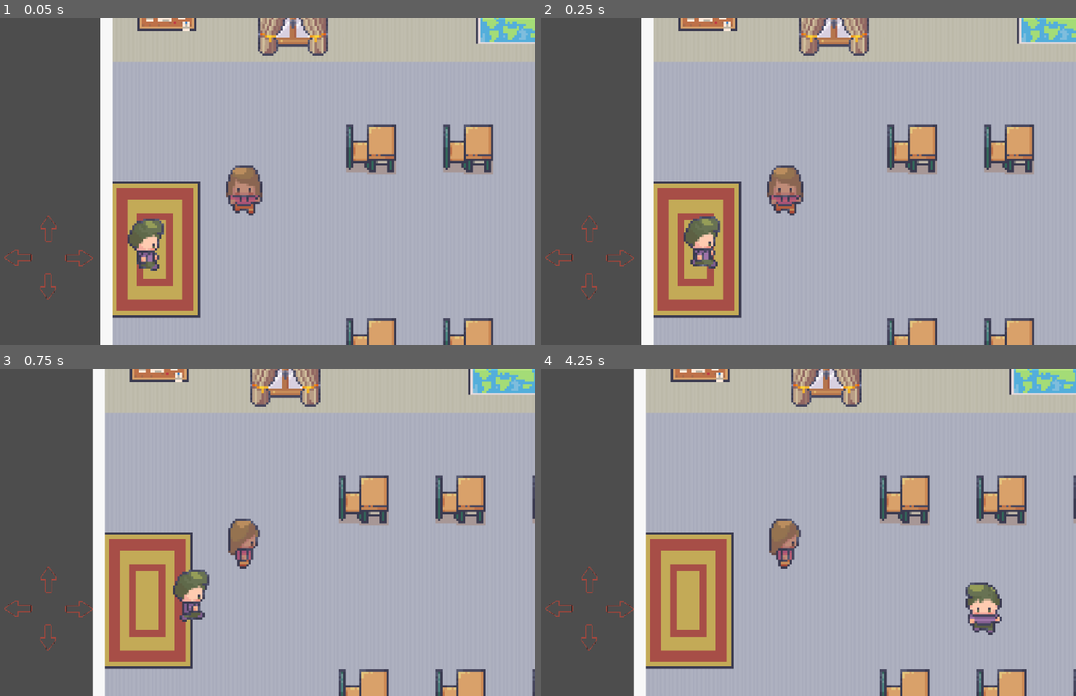
Above: before the commit, frames 1-4 (two rows, left to right).
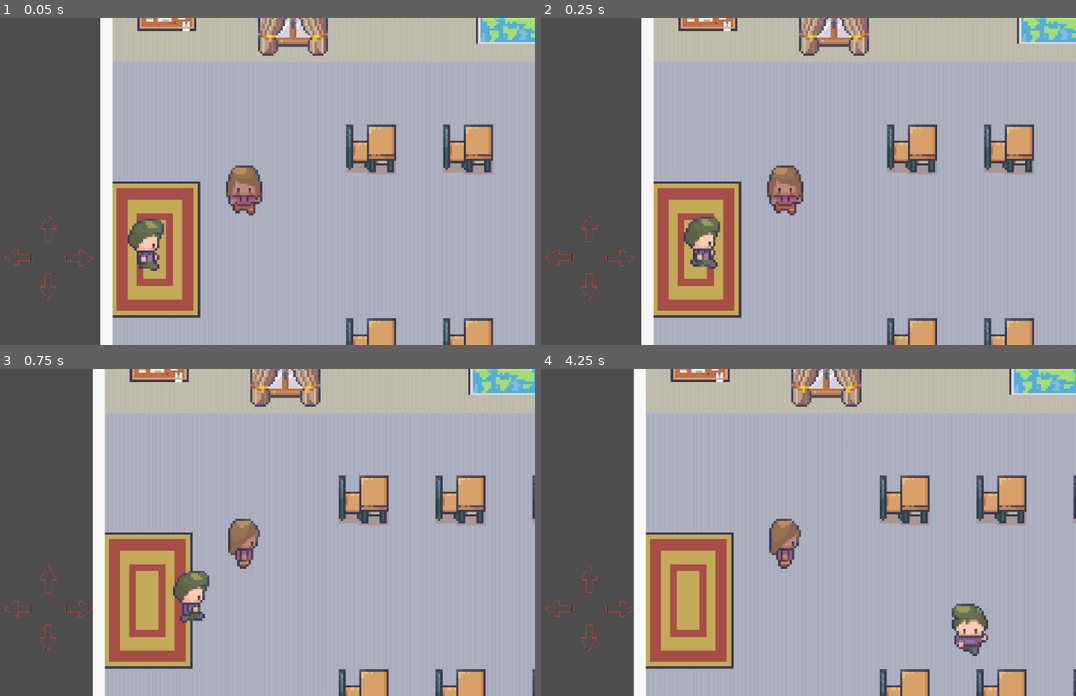
Above: after the commit, the same moments.

Repository: pr-th/D_Game
Game: Godot game, scene res://Scenes/classroom.tscn
Same seed, same stepped clock (60 frames per second), same inputs: the game is played once before the commit and once after it. This scene is started directly instead of the project's main scene.
Inputs (mouse positions are in pixels of both pictures, inside the frame that each line leads up to):
- Up to frame 1 (0.05 s): no input
- Up to frame 2 (0.25 s): no input
- Up to frame 3 (0.75 s): click (80, 607) at 0.5 s
- Up to frame 4 (4.25 s): click (589, 637) at 1.25 s; click (562, 607) at 2 s; click (589, 581) at 2.75 s; click (621, 607) at 3.5 s

Frame 1 is identical in both runs. In frame 2, less than 0.1% of the frame differs, in the area x 27-34%, y 60-77%; in frame 3, 0.2%; in frame 4, 1.4%, in the area x 76-87%, y 65-88%.

Commit message:
adding npc2

Diff:
--- a/Scenes/npc_1.gd
+++ b/Scenes/npc_1.gd
@@ -8,6 +8,7 @@
 var waypoints: Array[Vector2] = []
 var current_point: int = 0
 var moving: bool = true
+var last_direction: String = "walk_s" # Default facing south
 
 func _ready() -> void:
 	# Collect all Marker2D nodes inside "Waypoints"
@@ -18,24 +19,45 @@
 func _physics_process(delta: float) -> void:
 	if moving and current_point < waypoints.size():
 		var target: Vector2 = waypoints[current_point]
-		var direction: Vector2 = (target - global_position).normalized()
+		var delta_vec: Vector2 = target - global_position
+		var direction: Vector2 = delta_vec.normalized()
+
 		velocity = direction * SPEED
 		move_and_slide()
 
-		# Animation logic (fixed ternary)
+		# --- NEW: instant block detection ---
+		if get_slide_collision_count() > 0:
+			_stop_with_idle()
+			return
+
+		# Animation + save last direction
 		if abs(direction.x) > abs(direction.y):
-			animated_sprite.animation = "walk_e" if direction.x > 0 else "walk_w"
+			last_direction = "walk_e" if direction.x > 0 else "walk_w"
 		else:
-			animated_sprite.animation = "walk_s" if direction.y > 0 else "walk_n"
+			last_direction = "walk_s" if direction.y > 0 else "walk_n"
+
+		animated_sprite.animation = last_direction
 		animated_sprite.play()
 
 		# Check if waypoint reached
 		if global_position.distance_to(target) < 5.0:
 			current_point += 1
 	else:
-		# Stop and go idle
-		velocity = Vector2.ZERO
-		move_and_slide()
-		animated_sprite.animation = "Idle"
-		animated_sprite.play()
-		moving = false
+		_stop_with_idle()
+
+func _stop_with_idle() -> void:
+	velocity = Vector2.ZERO
+	move_and_slide()
+
+	# If you have directional idle animations:
+	match last_direction:
+		"walk_e": animated_sprite.animation = "idle_e"
+		"walk_w": animated_sprite.animation = "idle_w"
+		"walk_s": animated_sprite.animation = "idle_s"
+		"walk_n": animated_sprite.animation = "idle_n"
+
+	# If not, just freeze the last walk frame:
+	# animated_sprite.stop()
+
+	animated_sprite.play()
+	moving = false
--- a/Scenes/npc_1.tscn
+++ b/Scenes/npc_1.tscn
@@ -1,8 +1,9 @@
-[gd_scene load_steps=40 format=3 uid="uid://6ndkjy3l4cth"]
+[gd_scene load_steps=45 format=3 uid="uid://6ndkjy3l4cth"]
 
 [ext_resource type="Script" uid="uid://bhx048aih4xcm" path="res://Scenes/npc_1.gd" id="1_ky38j"]
 [ext_resource type="Texture2D" uid="uid://bcljdo0eu1g6a" path="res://Assets/Characters_free/Adam_run_16x16.png" id="1_lpqb4"]
 [ext_resource type="Texture2D" uid="uid://ype554qu0y24" path="res://Assets/Characters_free/Adam_phone_16x16.png" id="1_wp5kv"]
+[ext_resource type="Texture2D" uid="uid://b5nwfb5lacgmf" path="res://Assets/Characters_free/Adam_idle_16x16.png" id="3_i5mv1"]
 
 [sub_resource type="AtlasTexture" id="AtlasTexture_rjma0"]
 atlas = ExtResource("1_wp5kv")
@@ -39,6 +40,22 @@
 [sub_resource type="AtlasTexture" id="AtlasTexture_bre0y"]
 atlas = ExtResource("1_wp5kv")
 region = Rect2(128, 0, 16, 32)
+
+[sub_resource type="AtlasTexture" id="AtlasTexture_xawbc"]
+atlas = ExtResource("3_i5mv1")
+region = Rect2(0, 0, 16, 32)
+
+[sub_resource type="AtlasTexture" id="AtlasTexture_rbu47"]
+atlas = ExtResource("3_i5mv1")
+region = Rect2(16, 0, 16, 32)
+
+[sub_resource type="AtlasTexture" id="AtlasTexture_muagv"]
+atlas = ExtResource("3_i5mv1")
+region = Rect2(48, 0, 16, 32)
+
+[sub_resource type="AtlasTexture" id="AtlasTexture_721cy"]
+atlas = ExtResource("3_i5mv1")
+region = Rect2(32, 0, 16, 32)
 
 [sub_resource type="AtlasTexture" id="AtlasTexture_wp5kv"]
 atlas = ExtResource("1_lpqb4")
@@ -172,6 +189,38 @@
 }],
 "loop": true,
 "name": &"Idle",
+"speed": 5.0
+}, {
+"frames": [{
+"duration": 1.0,
+"texture": SubResource("AtlasTexture_xawbc")
+}],
+"loop": true,
+"name": &"idle_e",
+"speed": 1.0
+}, {
+"frames": [{
+"duration": 1.0,
+"texture": SubResource("AtlasTexture_rbu47")
+}],
+"loop": true,
+"name": &"idle_n",
+"speed": 1.0
+}, {
+"frames": [{
+"duration": 1.0,
+"texture": SubResource("AtlasTexture_muagv")
+}],
+"loop": true,
+"name": &"idle_s",
+"speed": 1.0
+}, {
+"frames": [{
+"duration": 1.0,
+"texture": SubResource("AtlasTexture_721cy")
+}],
+"loop": true,
+"name": &"idle_w",
 "speed": 5.0
 }, {
 "frames": [{
@@ -280,19 +329,19 @@
 position = Vector2(0, -19)
 scale = Vector2(3, 3)
 sprite_frames = SubResource("SpriteFrames_rjma0")
-animation = &"walk_s"
+animation = &"idle_w"
 
 [node name="Waypoints" type="Node2D" parent="."]
 position = Vector2(64, 235)
 
 [node name="Point1" type="Marker2D" parent="Waypoints"]
-position = Vector2(209, -234)
+position = Vector2(327, -228)
 
 [node name="Point2" type="Marker2D" parent="Waypoints"]
-position = Vector2(347, -233)
+position = Vector2(330, -119)
 
 [node name="Point3" type="Marker2D" parent="Waypoints"]
-position = Vector2(346, -120)
+position = Vector2(462, -116)
 
 [node name="Camera2D" type="Camera2D" parent="."]
 zoom = Vector2(1.5, 1.5)
--- /dev/null
+++ b/Scenes/npc_2.tscn
@@ -0,0 +1,108 @@
+[gd_scene load_steps=14 format=3 uid="uid://btla83s1qef4w"]
+
+[ext_resource type="Texture2D" uid="uid://dcohu24jpseld" path="res://Assets/Characters_free/Alex_idle_16x16.png" id="1_8ygaf"]
+[ext_resource type="Texture2D" uid="uid://cikp45q2cvi3d" path="res://Assets/Characters_free/Alex_run_16x16.png" id="2_54nqp"]
+
+[sub_resource type="AtlasTexture" id="AtlasTexture_sdpn4"]
+atlas = ExtResource("1_8ygaf")
+region = Rect2(32, 0, 16, 32)
+
+[sub_resource type="AtlasTexture" id="AtlasTexture_ieajl"]
+atlas = ExtResource("1_8ygaf")
+region = Rect2(16, 0, 16, 32)
+
+[sub_resource type="AtlasTexture" id="AtlasTexture_6manb"]
+atlas = ExtResource("1_8ygaf")
+region = Rect2(48, 0, 16, 32)
+
+[sub_resource type="AtlasTexture" id="AtlasTexture_fph2t"]
+atlas = ExtResource("1_8ygaf")
+region = Rect2(0, 0, 16, 32)
+
+[sub_resource type="AtlasTexture" id="AtlasTexture_36ark"]
+atlas = ExtResource("2_54nqp")
+region = Rect2(0, 0, 16, 32)
+
+[sub_resource type="AtlasTexture" id="AtlasTexture_yfs3k"]
+atlas = ExtResource("2_54nqp")
+region = Rect2(16, 0, 16, 32)
+
+[sub_resource type="AtlasTexture" id="AtlasTexture_jdp4r"]
+atlas = ExtResource("2_54nqp")
+region = Rect2(32, 0, 16, 32)
+
+[sub_resource type="AtlasTexture" id="AtlasTexture_fwnu0"]
+atlas = ExtResource("2_54nqp")
+region = Rect2(48, 0, 16, 32)
+
+[sub_resource type="AtlasTexture" id="AtlasTexture_0evgi"]
+atlas = ExtResource("2_54nqp")
+region = Rect2(64, 0, 16, 32)
+
+[sub_resource type="AtlasTexture" id="AtlasTexture_ajh2t"]
+atlas = ExtResource("2_54nqp")
+region = Rect2(80, 0, 16, 32)
+
+[sub_resource type="SpriteFrames" id="SpriteFrames_3m8pf"]
+animations = [{
+"frames": [{
+"duration": 1.0,
+"texture": SubResource("AtlasTexture_sdpn4")
+}],
+"loop": true,
+"name": &"idle_e",
+"speed": 5.0
+}, {
+"frames": [{
+"duration": 1.0,
+"texture": SubResource("AtlasTexture_ieajl")
+}],
+"loop": true,
+"name": &"idle_n",
+"speed": 5.0
+}, {
+"frames": [{
+"duration": 1.0,
+"texture": SubResource("AtlasTexture_6manb")
+}],
+"loop": true,
+"name": &"idle_s",
+"speed": 5.0
+}, {
+"frames": [{
+"duration": 1.0,
+"texture": SubResource("AtlasTexture_fph2t")
+}],
+"loop": true,
+"name": &"idle_w",
+"speed": 5.0
+}, {
+"frames": [{
+"duration": 1.0,
+"texture": SubResource("AtlasTexture_36ark")
+}, {
+"duration": 1.0,
+"texture": SubResource("AtlasTexture_yfs3k")
+}, {
+"duration": 1.0,
+"texture": SubResource("AtlasTexture_jdp4r")
+}, {
+"duration": 1.0,
+"texture": SubResource("AtlasTexture_fwnu0")
+}, {
+"duration": 1.0,
+"texture": SubResource("AtlasTexture_0evgi")
+}, {
+"duration": 1.0,
+"texture": SubResource("AtlasTexture_ajh2t")
+}],
+"loop": true,
+"name": &"walk_e",
+"speed": 5.0
+}]
+
+[node name="CharacterBody2D" type="CharacterBody2D"]
+
+[node name="AnimatedSprite2D" type="AnimatedSprite2D" parent="."]
+sprite_frames = SubResource("SpriteFrames_3m8pf")
+animation = &"walk_e"
